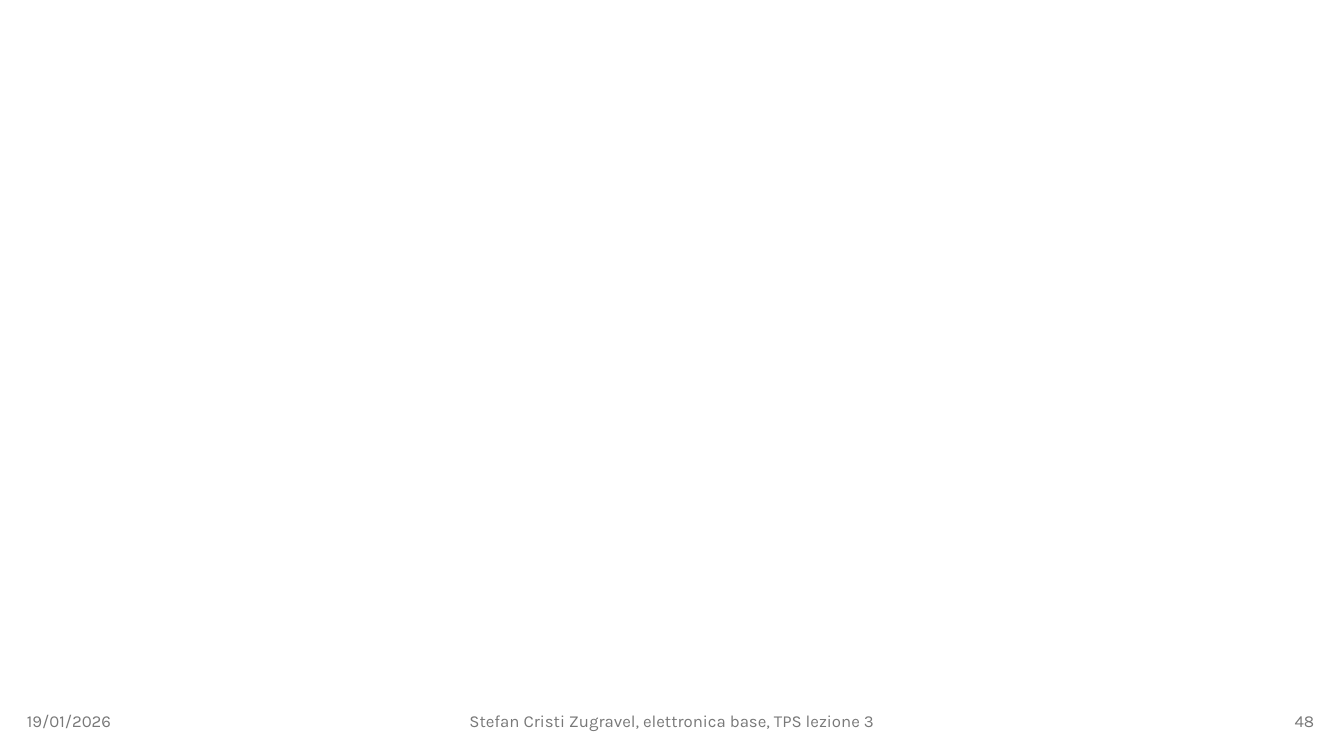
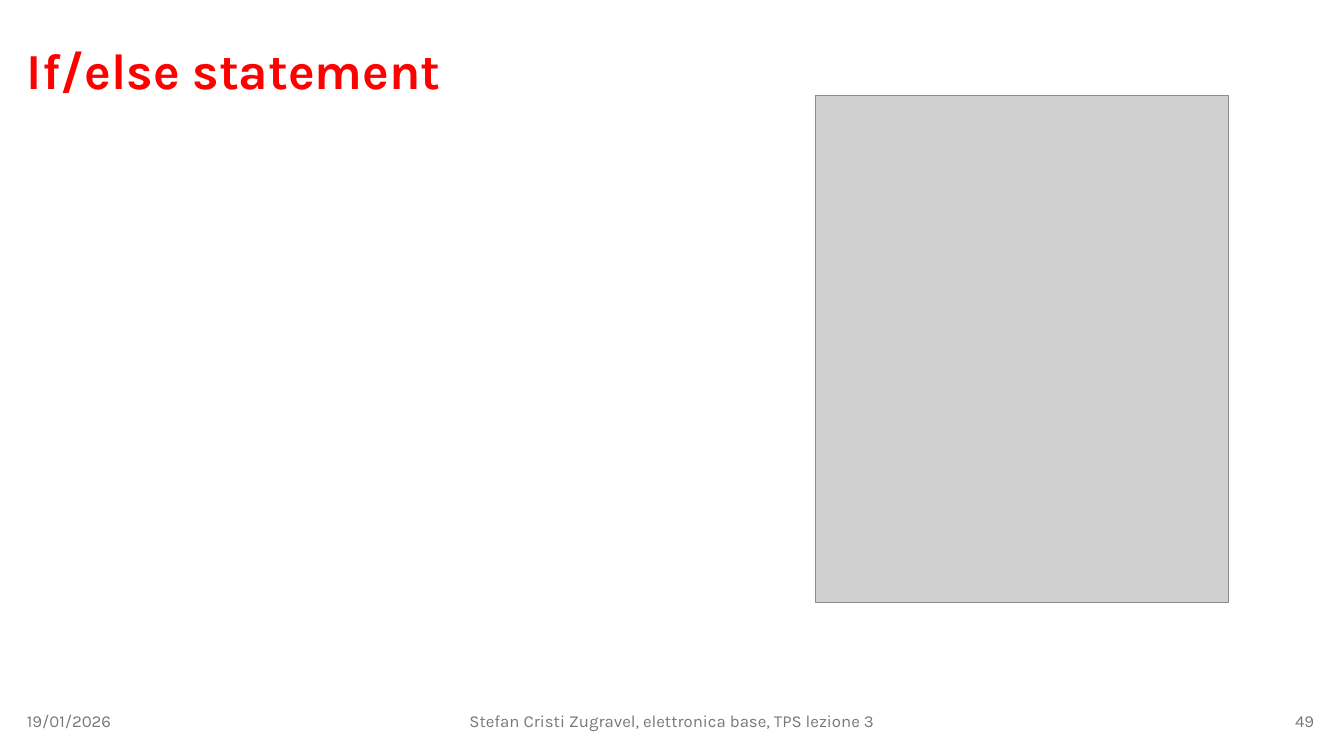
Before and after one commit to stefan-zugravel/elettronica_base, a slide deck: slide 49 of slides/lezione3.pptx (slide 48 before the commit). Drawn at 1344x756 pixels with LibreOffice and Linux fonts; fonts in the diff are those of the drawing; grey boxes stand for pictures. Boxes give left, top, right and bottom in pixels: in the first picture for what was removed or moved away, otherwise in the second. Text is boxed around its words. In the diff, an @@ line names an element or a change of style, - is before the commit and + after.

```diff
--- a/slides/lezione3.pptx
+++ b/slides/lezione3.pptx
@@ title added at [27, 51, 440, 93], 36 pt, text #FF0000, bold @@
+If/else statement
@@ picture added at [816, 96, 1228, 603] @@
@@ page number at [1295, 716, 1314, 727]: text changed @@
-48
+49
```
Also in this commit, not shown: 5 other slides changed, 2 slides removed, 2 other files.
